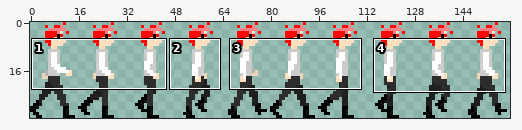
One commit to this sprite sheet: core/assets/entities/michal-wisniewski.png. Above, an overview of the earlier version with the close-up marked.
Close-up. The starting point:
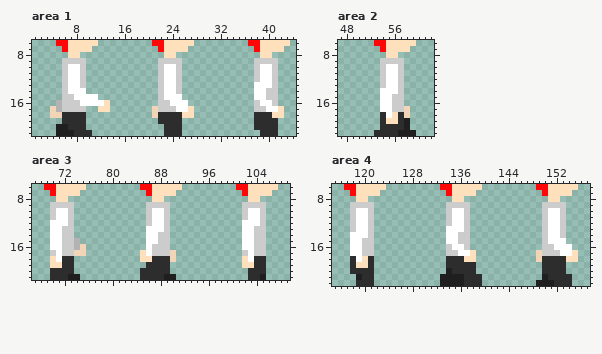
The file is 160x32 pixels. Colours within 5 levels of each other are drawn and written as one. Shown: area 1: x 1..44, y 6..21; area 2: x 47..62, y 6..21; area 3: x 67..109, y 6..21; area 4: x 115..157, y 6..22.
After:
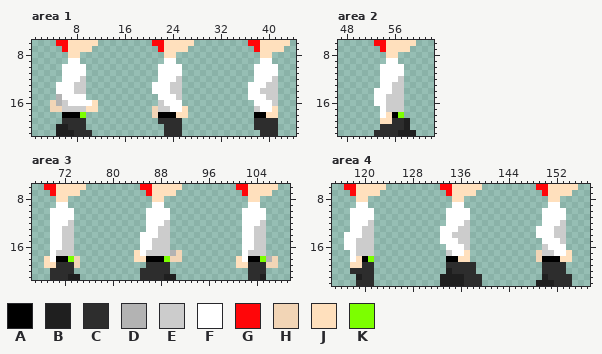
Palette (. is transparent): A #000000  B #1f1f1f  C #2d2d2d  D #b3b3b3  E #cccccc  F #ffffff  G #ff0609  H #f2d5b6  J #ffe0bd  K #7cff00
Diff:
Changed rows in their new state; - is an unchanged pixel.
Area 1:
first column x 4:
 9 --.FF.------------.FF.------------.FF.-
10 --F--F------------F--F------------F--F-
11 --F--F------------F--F------------F--F-
12 --F---------------F---------------F----
13 -FF-E------------FF-E------------F--E--
14 -FF-EE-----------FF-E------------F-E---
15 -DFF--..----------F--E-----------F-----
16 H--FF--J..---------F--.-----------F----
17 -H----JJ..----------F-J.-----------F-J.
18 ..AAAK------------AAAJ-.----------AAJ-.
Area 2:
first column x 53:
 9 -.FF.-
10 -F--F-
11 -F--F-
12 -F----
13 -F-E--
14 F--E--
15 F-E---
16 F-E---
17 --E--.
18 -FJAK.
19 -J-C--
Area 3:
first column x 69:
 9 -.FF.------------.FF.------------.FF.--
10 -F--F------------F--F------------F--F--
11 -F--F------------F--F------------F--F--
12 -----------------F---------------------
13 -------------------E-------------------
14 ----------------F----------------------
15 -----.----------F-E--------------------
16 -----..---------F----------------------
17 -FE--..--------JFE---DH----------FE----
18 JFAAKH---------J-AAAK-H---------JFAAKDH
19 J-C--H--------------------------J-C--HH
Area 4:
first column x 117:
 9 -.FF.------------.FF.------------.FF.--
10 -F--F------------F--F------------F--F--
11 -F--F------------F--F------------F--F--
12 -F---------------F---------------F-----
13 -F-E------------F--E------------FF-E---
14 F--E------------F-E-------------FF-E---
15 F-E-------------F----------------F--E--
16 F-E--------------F----------------F--.-
17 --E---------------F-J.-------------F-J.
18 -FJAK------------AAJ-.-----------AAAJ-.
19 -J-C-----------------------------------
